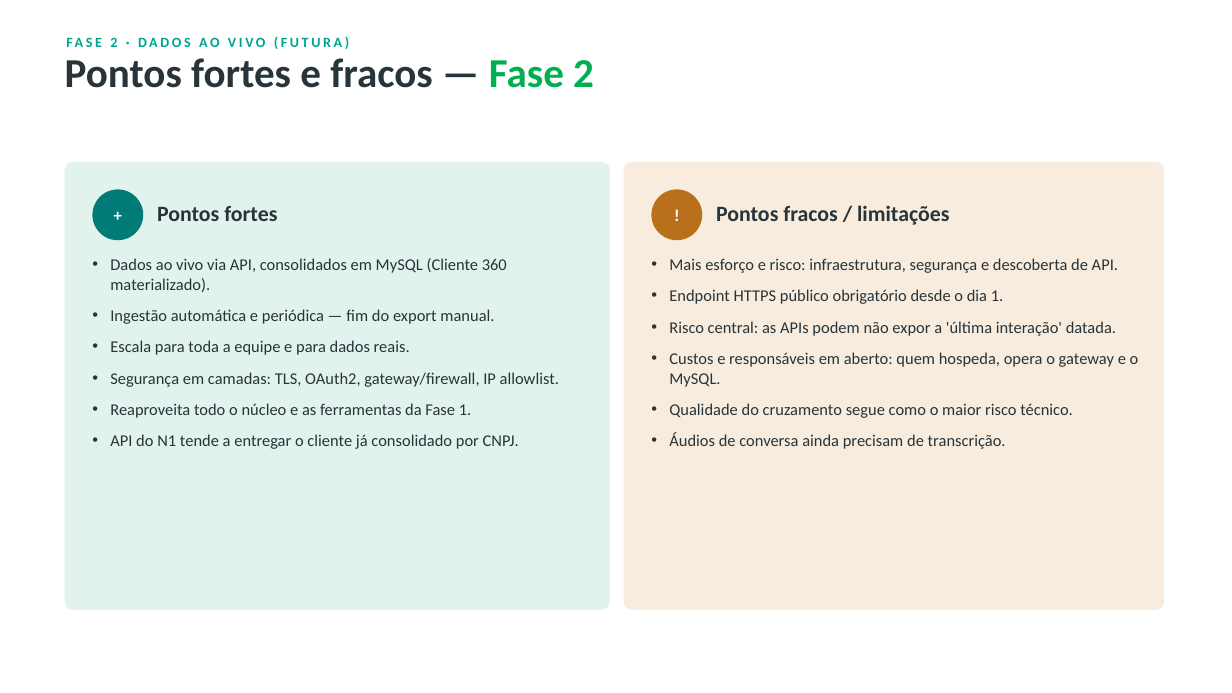
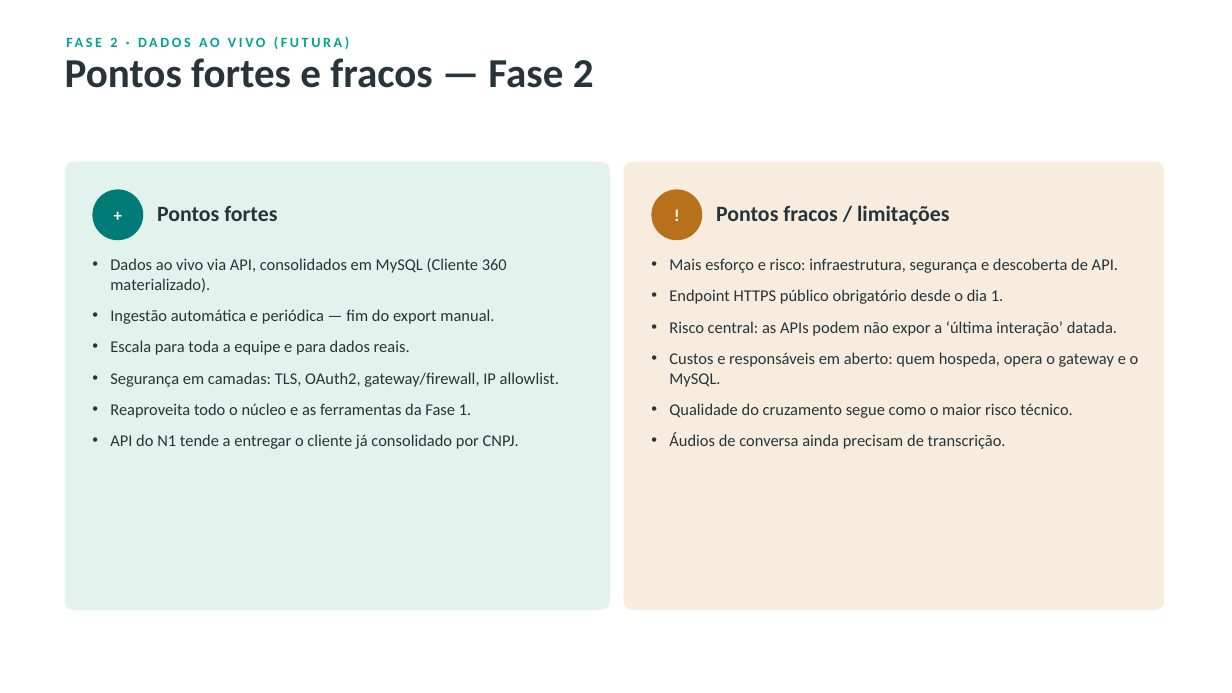
Before and after one commit to igorcamposdeborba/agente-ia-atendimento, a slide deck: slide 19 of 2-sistema-de-atendimento/planejamento/Millenium-Agente-IA.pptx (slide 17 before the commit). Drawn at 1232x693 pixels with LibreOffice and Linux fonts; fonts in the diff are those of the drawing. Boxes give left, top, right and bottom in pixels: in the first picture for what was removed or moved away, otherwise in the second. Text is boxed around its words. In the diff, an @@ line names an element or a change of style, - is before the commit and + after.

```diff
--- a/2-sistema-de-atendimento/planejamento/Millenium-Agente-IA.pptx
+++ b/2-sistema-de-atendimento/planejamento/Millenium-Agente-IA.pptx
@@ text "Pontos fortes e fracos — ..." at box(65, 58, 594, 88): text colour #00B050 to #27343A in "Fase 2" @@
@@ text at box(669, 321, 1117, 336): text changed @@
-• Risco central: as APIs podem não expor a 'última interação' datada.
+• Risco central: as APIs podem não expor a ‘última interação’ datada.
```
Also in this commit, not shown: 15 other slides changed, 3 slides added, 1 slide removed, 14 other files.
